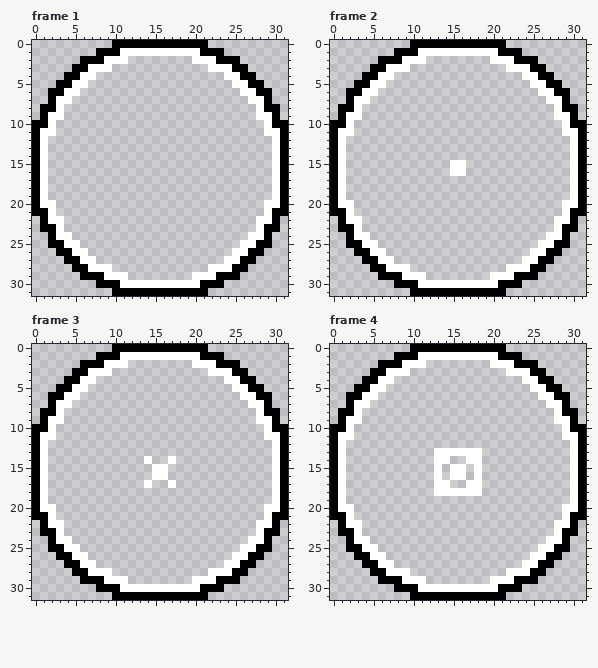
Pixel-art file -- AsepriteFiles/PinAnimations.aseprite. The picture above was drawn from the file before the commit.
32x32 pixels, 13 frames. Shown: frame 1, frame 2, frame 3, frame 4. The commit also changed other frames, which this record leaves out.
Once edited:
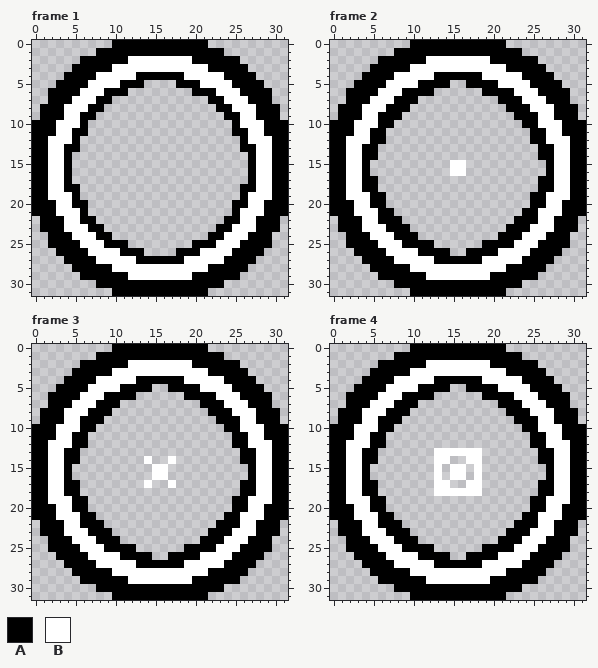
Palette (. is transparent): A #000000  B #ffffff
Changes in this commit:
Changed rows in their new state; - is an unchanged pixel.
Frame 1:
first column x 1:
 1 ----------AAAAAAAAAA----------
 2 --------AAABBBBBBBBAAA--------
 3 ------AAABBBBBBBBBBBBAAA------
 4 -----AABBBBBAAAAAABBBBBAA-----
 5 ----AABBBBAAA----AAABBBBAA----
 6 ---AABBBAAA--------AAABBBAA---
 7 --AABBBAA------------AABBBAA--
 8 --ABBBAA--------------AABBBA--
 9 -AABBAA----------------AABBAA-
10 -ABBBA------------------ABBBA-
11 AABBAA------------------AABBAA
12 ABBBA--------------------ABBBA
13 ABBAA--------------------AABBA
14 ABBA----------------------ABBA
15 ABBA----------------------ABBA
16 ABBA----------------------ABBA
17 ABBA----------------------ABBA
18 ABBAA--------------------AABBA
19 ABBBA--------------------ABBBA
20 AABBAA------------------AABBAA
21 -ABBBA------------------ABBBA-
22 -AABBAA----------------AABBAA-
23 --ABBBAA--------------AABBBA--
24 --AABBBAA------------AABBBAA--
25 ---AABBBAAA--------AAABBBAA---
26 ----AABBBBAAA----AAABBBBAA----
27 -----AABBBBBAAAAAABBBBBAA-----
28 ------AAABBBBBBBBBBBBAAA------
29 --------AAABBBBBBBBAAA--------
30 ----------AAAAAAAAAA----------
Frame 2:
first column x 1:
 1 ----------AAAAAAAAAA----------
 2 --------AAABBBBBBBBAAA--------
 3 ------AAABBBBBBBBBBBBAAA------
 4 -----AABBBBBAAAAAABBBBBAA-----
 5 ----AABBBBAAAA--AAAABBBBAA----
 6 ---AABBBAAAA------AAAABBBAA---
 7 --AABBBAAA----------AAABBBAA--
 8 --ABBBAAA------------AAABBBA--
 9 -AABBAAA--------------AAABBAA-
10 -ABBBAA----------------AABBBA-
11 AABBAA------------------AABBAA
12 ABBBAA------------------AABBBA
13 ABBAA--------------------AABBA
14 ABBAA--------------------AABBA
15 ABBA----------------------ABBA
16 ABBA----------------------ABBA
17 ABBAA--------------------AABBA
18 ABBAA--------------------AABBA
19 ABBBAA------------------AABBBA
20 AABBAA------------------AABBAA
21 -ABBBAA----------------AABBBA-
22 -AABBAAA--------------AAABBAA-
23 --ABBBAAA------------AAABBBA--
24 --AABBBAAA----------AAABBBAA--
25 ---AABBBAAAA------AAAABBBAA---
26 ----AABBBBAAAA--AAAABBBBAA----
27 -----AABBBBBAAAAAABBBBBAA-----
28 ------AAABBBBBBBBBBBBAAA------
29 --------AAABBBBBBBBAAA--------
30 ----------AAAAAAAAAA----------
Frame 3: the same change as frame 2
Frame 4: the same change as frame 2
